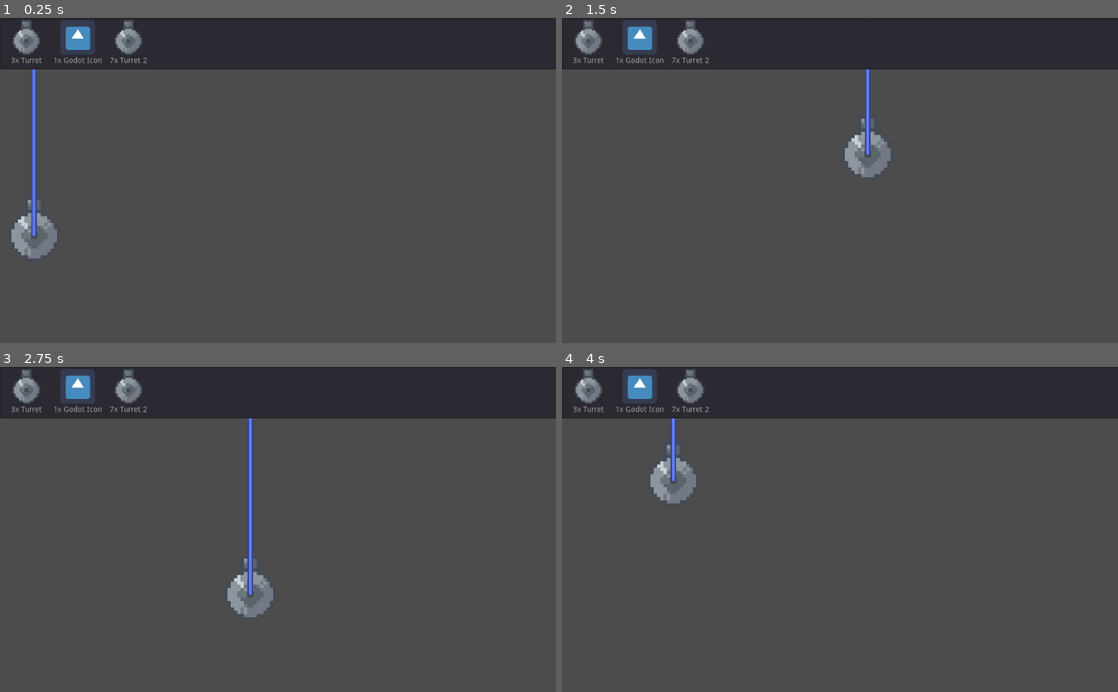
Above: before the commit, frames 1-4 (two rows, left to right).
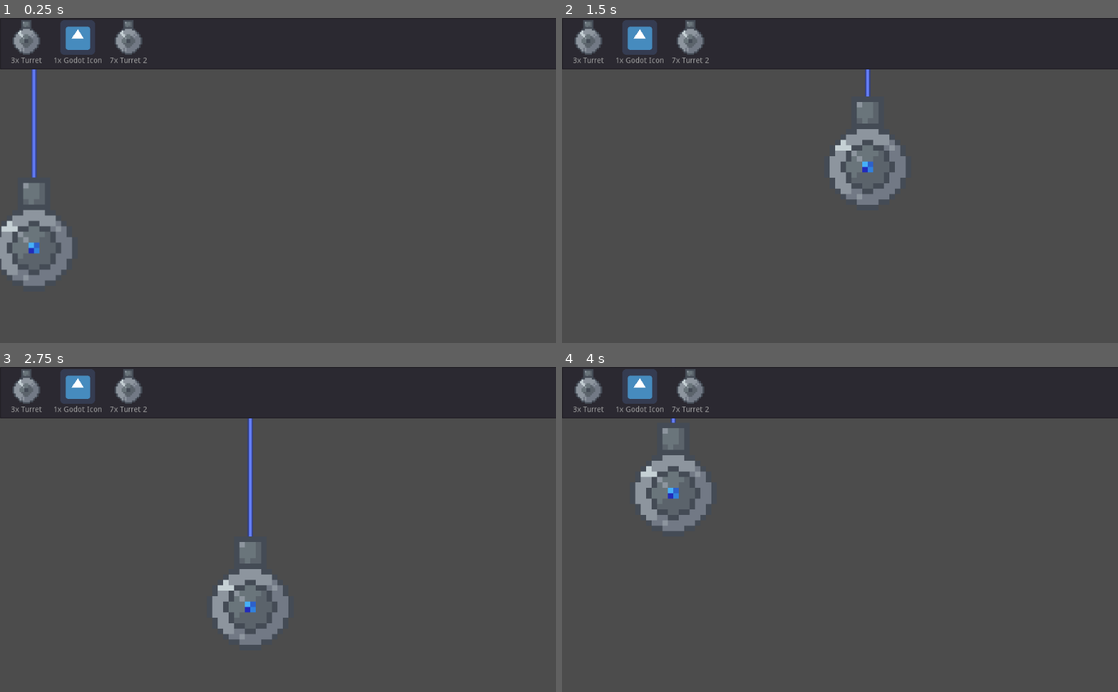
Above: after the commit, the same moments.

Repository: Myles512/AGJ2021
Game: Godot game, scene res://Scenes/Main.tscn
Two runs of this game, one before a commit and one after it. Both use one fixed random seed, a clock stepped at 60 frames per second and the inputs below. The engine's default icon, where the game draws it, is replaced by a stand-in: a white triangle on a blue panel in a dark square.
Inputs (mouse positions are in pixels of both pictures, inside the frame that each line leads up to):
- Up to frame 1 (0.25 s): no input
- Up to frame 2 (1.5 s): tap Enter at 0.5 s; drag from (595, 235) to (895, 109) at 0.52 s; tap Space at 1.25 s; drag from (895, 109) to (812, 245) at 1.27 s
- Up to frame 3 (2.75 s): tap Enter at 2 s; move the mouse to (333, 458) at 2.02 s; press the mouse at (333, 458) at 2.03 s
- Up to frame 4 (4 s): release the mouse at (895, 458) at 2.75 s; tap Space at 2.75 s; drag from (812, 594) to (673, 480) at 2.77 s; tap Enter at 3.5 s; move the mouse to (1006, 578) at 3.52 s; press the mouse at (1006, 578) at 3.53 s

The runs differ from the first frame. In frame 1, 2.1% of the frame differs, in the area x 0-13%, y 48-83%; in frame 2, 2.1%, in the area x 48-62%, y 24-58%; in frame 3, 2.1%; in frame 4, 2.1%.

Commit message:
Added BGM to game, corrected on and off sprites

Diff:
--- /dev/null
+++ b/Scenes/BGM.tscn
@@ -0,0 +1,7 @@
+[gd_scene load_steps=2 format=2]
+
+[ext_resource path="res://SFX/Background Music/AGJ2021 untitled track 1.mp3" type="AudioStream" id=1]
+
+[node name="BGM" type="AudioStreamPlayer"]
+stream = ExtResource( 1 )
+autoplay = true
--- a/Scenes/Turret.tscn
+++ b/Scenes/Turret.tscn
@@ -21,6 +21,7 @@
 
 [node name="Sprite" type="Sprite" parent="."]
 position = Vector2( 0, -12 )
+z_index = 1
 texture = ExtResource( 1 )
 
 [node name="PickupArea" type="Area2D" parent="."]
--- a/Scripts/ElecBomb.gd
+++ b/Scripts/ElecBomb.gd
@@ -16,6 +16,6 @@
 func setOn(_on):
 	on = _on
 	if on:
-		$Sprite.texture = "res://GFX/Elec Bomb1.png"
+		$Sprite.texture = load("res://GFX/Elec Bomb2.png")
 	else:
-		$Sprite.texture = "res://GFX/Elec Bomb2.png"
+		$Sprite.texture = load("res://GFX/Elec Bomb1.png")
--- a/Scripts/LightGoal.gd
+++ b/Scripts/LightGoal.gd
@@ -16,6 +16,6 @@
 func setOn(_on):
 	on = _on
 	if on:
-		$Sprite.texture = "res://GFX/Light Goal2.png"
+		$Sprite.texture = load("res://GFX/Light Goal2.png")
 	else:
-		$Sprite.texture = "res://GFX/Light Goal1.png"
+		$Sprite.texture = load("res://GFX/Light Goal1.png")
--- a/Scripts/Turret.gd
+++ b/Scripts/Turret.gd
@@ -13,18 +13,26 @@
 var dragging = false
 var rotating = false
 var next_laser
+var on = true
 
 
 
 func _ready():
-	pass
+	setOn(on)
 
 
 
 func _process(delta):
-	make_laser()
+	if on:
+		make_laser()
 
 
+func setOn(_on):
+	on = _on
+	if on:
+		$Sprite.texture = load("res://GFX/Simple Turret2.png")
+	else:
+		$Sprite.texture = load("res://GFX/Simple Turret1.png")
 
 func make_laser():
 	if next_laser == null:
--- a/project.godot
+++ b/project.godot
@@ -14,6 +14,10 @@
 run/main_scene="res://Scenes/Main.tscn"
 config/icon="res://icon.png"
 
+[autoload]
+
+Bgm="*res://Scenes/BGM.tscn"
+
 [input]
 
 mouse_left_button={
